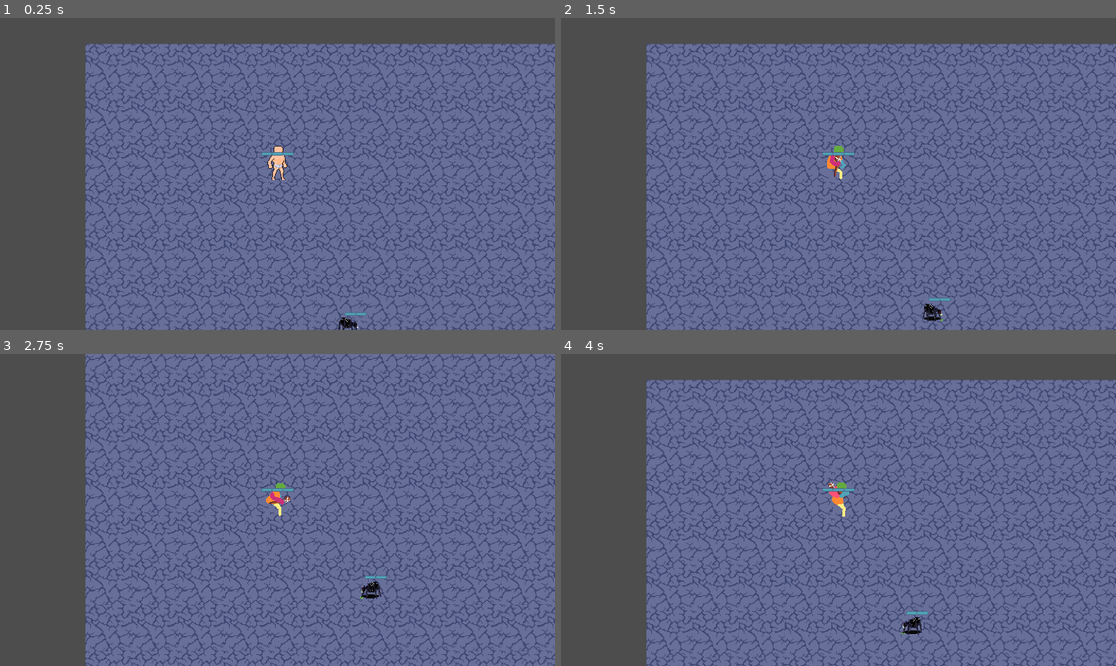
Above: before the commit, frames 1-4 (two rows, left to right).
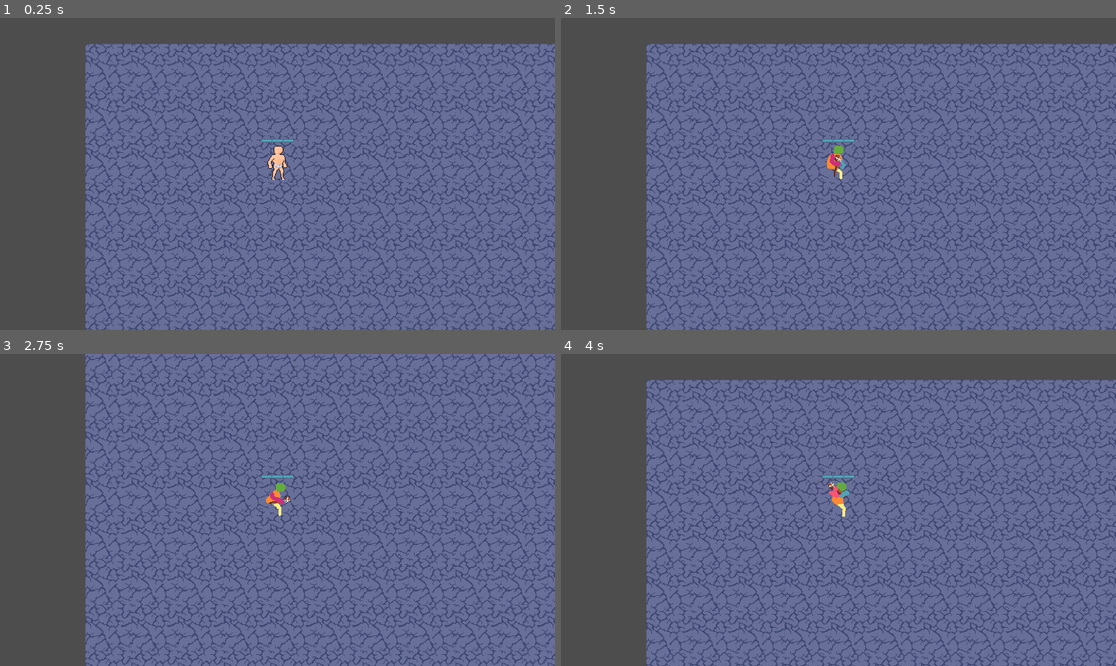
Above: after the commit, the same moments.

Repository: Naitais/battle-and-exploration-mode
Game: Godot game, scene res://scenes/main.tscn
Same seed, same stepped clock (60 frames per second), same inputs: the game is played once before the commit and once after it.
Inputs (mouse positions are in pixels of both pictures, inside the frame that each line leads up to):
- Up to frame 1 (0.25 s): no input
- Up to frame 2 (1.5 s): tap Enter at 0.5 s; move the mouse to (960, 158) at 0.52 s; press the mouse at (960, 158) at 0.53 s; hold D (right) 0.53-1.28 s; move the mouse to (727, 189) at 1.27 s; release the mouse at (727, 189) at 1.28 s; hold S (down) from 1.28 s (still down); click (727, 189) at 1.35 s
- Up to frame 3 (2.75 s): move the mouse to (333, 441) at 2.02 s; release S (down) at 2.03 s; press the mouse at (333, 441) at 2.03 s; hold D (right) from 2.03 s (still down)
- Up to frame 4 (4 s): move the mouse to (810, 572) at 2.77 s; release D (right) at 2.78 s; release the mouse at (810, 572) at 2.78 s; hold W (up) 2.78-3.53 s; click (810, 572) at 2.85 s; move the mouse to (1005, 556) at 3.52 s; press the mouse at (1005, 556) at 3.53 s; hold A (left) from 3.53 s (still down)

The runs differ from the first frame. In frame 1, 0.3% of the frame differs, in the area x 46-67%, y 38-100%; in frame 2, 0.3%; in frame 3, 0.3%; in frame 4, 0.3%, in the area x 46-67%, y 38-91%.

Commit message:
tooltip function for mob works, working on the content

Diff:
--- a/scenes/exploration_map.tscn
+++ b/scenes/exploration_map.tscn
@@ -1,8 +1,12 @@
-[gd_scene load_steps=6 format=3 uid="uid://bw1mdgw3k36c2"]
+[gd_scene load_steps=11 format=3 uid="uid://bw1mdgw3k36c2"]
 
 [ext_resource type="PackedScene" uid="uid://cp83aqs75i6ld" path="res://scenes/base_map.tscn" id="1_32jcj"]
 [ext_resource type="Texture2D" uid="uid://4loimtxghujo" path="res://tiles/cave_tile.png" id="2_538ax"]
-[ext_resource type="Script" path="res://scenes/exploration_map.gd" id="2_sk242"]
+[ext_resource type="Script" path="res://scripts/exploration_map.gd" id="2_lj0hg"]
+[ext_resource type="PackedScene" uid="uid://dgvga3t3llv8e" path="res://scenes/mob_pack_tooltip_ui.tscn" id="3_1mxgo"]
+[ext_resource type="Script" path="res://scripts/State Machine.gd" id="5_q2nbc"]
+[ext_resource type="Script" path="res://scripts/mob_pack_tooltip_state.gd" id="6_jul1q"]
+[ext_resource type="Script" path="res://scripts/HideMobTooltipState.gd" id="7_d0l2t"]
 
 [sub_resource type="TileSetAtlasSource" id="TileSetAtlasSource_hh2b6"]
 texture = ExtResource("2_538ax")
@@ -16,11 +20,42 @@
 physics_layer_0/collision_layer = 1
 sources/1 = SubResource("TileSetAtlasSource_hh2b6")
 
+[sub_resource type="CircleShape2D" id="CircleShape2D_cq48n"]
+radius = 5.0
+
 [node name="explorationMap" instance=ExtResource("1_32jcj")]
 y_sort_enabled = true
-script = ExtResource("2_sk242")
+script = ExtResource("2_lj0hg")
 
-[node name="TileMap" parent="." index="0"]
+[node name="MobPackTooltipUI" parent="." index="0" instance=ExtResource("3_1mxgo")]
+
+[node name="TileMap" parent="." index="1"]
 tile_set = SubResource("TileSet_3yvcf")
 cell_quadrant_size = 64
 layer_0/tile_data = PackedInt32Array(0, 1, 0, 1, 1, 0, 2, 1, 0, 3, 1, 0, 4, 1, 0, 65536, 1, 0, 65537, 1, 0, 65538, 1, 0 …(1381 unchanged characters)…
+
+[node name="mouseArea" type="Area2D" parent="." index="2"]
+collision_layer = 4
+collision_mask = 4
+monitorable = false
+
+[node name="CollisionShape2D" type="CollisionShape2D" parent="mouseArea" index="0"]
+shape = SubResource("CircleShape2D_cq48n")
+
+[node name="StateMachine" type="Node" parent="." index="3" node_paths=PackedStringArray("state")]
+script = ExtResource("5_q2nbc")
+state = NodePath("HideMobTooltipState")
+
+[node name="MobPackTooltipState" type="Node" parent="StateMachine" index="0" node_paths=PackedStringArray("canvas_ui", "mouse_area", "exploration_map")]
+script = ExtResource("6_jul1q")
+canvas_ui = NodePath("../../MobPackTooltipUI")
+mouse_area = NodePath("../../mouseArea")
+exploration_map = NodePath("../..")
+
+[node name="HideMobTooltipState" type="Node" parent="StateMachine" index="1" node_paths=PackedStringArray("canvas_ui", "mouse_area")]
+script = ExtResource("7_d0l2t")
+canvas_ui = NodePath("../../MobPackTooltipUI")
+mouse_area = NodePath("../../mouseArea")
+
+[connection signal="body_entered" from="mouseArea" to="." method="_on_mouse_area_body_entered"]
+[connection signal="body_exited" from="mouseArea" to="." method="_on_mouse_area_body_exited"]
--- a/scenes/game_world.tscn
+++ b/scenes/game_world.tscn
@@ -1,26 +1,11 @@
-[gd_scene load_steps=7 format=3 uid="uid://bnkhfj65i0ylx"]
+[gd_scene load_steps=4 format=3 uid="uid://bnkhfj65i0ylx"]
 
 [ext_resource type="Script" path="res://scripts/gameWorld.gd" id="1_e2akv"]
-[ext_resource type="Script" path="res://scripts/State Machine.gd" id="2_qrjuw"]
-[ext_resource type="Script" path="res://scripts/combat_mode_state.gd" id="3_ulnwx"]
-[ext_resource type="Script" path="res://scripts/exploration_mode_state.gd" id="4_78xmb"]
 [ext_resource type="PackedScene" uid="uid://kgtxgpf05tf7" path="res://scenes/ui.tscn" id="5_idnic"]
-[ext_resource type="Script" path="res://scenes/ui.gd" id="6_gykcb"]
+[ext_resource type="Script" path="res://scripts/ui.gd" id="6_ex5rh"]
 
 [node name="gameWorld" type="Node2D"]
 script = ExtResource("1_e2akv")
 
-[node name="StateMachine" type="Node" parent="." node_paths=PackedStringArray("state")]
-script = ExtResource("2_qrjuw")
-state = NodePath("ExplorationModeState")
-
-[node name="CombatModeState" type="Node" parent="StateMachine" node_paths=PackedStringArray("game_world")]
-script = ExtResource("3_ulnwx")
-game_world = NodePath("../..")
-
-[node name="ExplorationModeState" type="Node" parent="StateMachine" node_paths=PackedStringArray("game_world")]
-script = ExtResource("4_78xmb")
-game_world = NodePath("../..")
-
 [node name="UI" parent="." instance=ExtResource("5_idnic")]
-script = ExtResource("6_gykcb")
+script = ExtResource("6_ex5rh")
--- /dev/null
+++ b/scenes/mob_pack_tooltip_ui.tscn
@@ -0,0 +1,25 @@
+[gd_scene format=3 uid="uid://dgvga3t3llv8e"]
+
+[node name="MobPackTooltipUI" type="CanvasLayer"]
+
+[node name="Panel" type="Panel" parent="."]
+offset_right = 264.0
+offset_bottom = 140.0
+
+[node name="RichTextLabel" type="RichTextLabel" parent="Panel"]
+layout_mode = 1
+anchors_preset = 15
+anchor_right = 1.0
+anchor_bottom = 1.0
+offset_left = 39.0
+offset_top = 36.0
+grow_horizontal = 2
+grow_vertical = 2
+fit_content = true
+
+[node name="Label" type="Label" parent="Panel"]
+layout_mode = 0
+offset_left = 40.0
+offset_right = 215.0
+offset_bottom = 26.0
+text = "Mob pack information"
--- a/scenes/player.tscn
+++ b/scenes/player.tscn
@@ -479,19 +479,19 @@
 hitpoints_container = NodePath("../../hitpoints_container")
 
 [node name="empty_hitpoints_container" parent="." index="8" node_paths=PackedStringArray("actor", "empty_hitpoints_container") instance=ExtResource("13_nkxty")]
-offset_left = -23.0
-offset_top = -30.0
-offset_right = -18.0
-offset_bottom = -29.0
+offset_left = -24.0
+offset_top = -49.0
+offset_right = -19.0
+offset_bottom = -48.0
 actor = NodePath("..")
 empty_hitpoints_container = NodePath(".")
 metadata/_edit_use_anchors_ = true
 
 [node name="hitpoints_container" parent="." index="9" node_paths=PackedStringArray("actor", "hitpoints_container") instance=ExtResource("12_h5lg5")]
 offset_left = -23.0
-offset_top = -30.0
+offset_top = -49.0
 offset_right = -19.0
-offset_bottom = -29.0
+offset_bottom = -48.0
 actor = NodePath("..")
 hitpoints_container = NodePath(".")
 metadata/_edit_use_anchors_ = true
--- a/scenes/spider.tscn
+++ b/scenes/spider.tscn
@@ -342,19 +342,19 @@
 shape = SubResource("RectangleShape2D_tsdlg")
 
 [node name="empty_hitpoints_container" parent="." index="9" node_paths=PackedStringArray("actor", "empty_hitpoints_container")]
-offset_left = -3.0
-offset_top = -17.0
-offset_right = 1.0
-offset_bottom = -16.0
+offset_left = -5.0
+offset_top = -25.0
+offset_right = -1.0
+offset_bottom = -24.0
 actor = NodePath("..")
 empty_hitpoints_container = NodePath(".")
 metadata/_edit_use_anchors_ = true
 
 [node name="hitpoints_container" parent="." index="10" node_paths=PackedStringArray("actor", "hitpoints_container")]
-offset_left = -3.0
-offset_top = -17.0
-offset_right = 1.0
-offset_bottom = -16.0
+offset_left = -5.0
+offset_top = -25.0
+offset_right = -1.0
+offset_bottom = -24.0
 actor = NodePath("..")
 hitpoints_container = NodePath(".")
 metadata/_edit_use_anchors_ = true
--- /dev/null
+++ b/scripts/HideMobTooltipState.gd
@@ -0,0 +1,25 @@
+class_name HideMobTooltipState extends State
+
+@export var canvas_ui: CanvasLayer
+@onready var ui_panel: Panel
+@export var mouse_area: Area2D
+
+
+signal show_tooltip_false
+
+
+func show_tooltip():
+	ui_panel=canvas_ui.get_child(0)
+	ui_panel.visible = false
+
+func _ready():
+	set_physics_process(false)
+
+func _enter_state() -> void:
+	set_physics_process(true)
+
+func _exit_state() -> void:
+	set_physics_process(false)
+
+func _physics_process(delta):
+	show_tooltip()
--- /dev/null
+++ b/scripts/base_map.gd
@@ -0,0 +1,11 @@
+extends Node2D
+
+
+# Called when the node enters the scene tree for the first time.
+func _ready():
+	pass # Replace with function body.
+
+
+# Called every frame. 'delta' is the elapsed time since the previous frame.
+func _process(delta):
+	pass
--- a/scenes/exploration_map.gd
+++ b/scripts/exploration_map.gd
@@ -1,5 +1,19 @@
 extends Node2D
+
+var mob_scene_paths = {
+	"spider": "res://scenes/spider.tscn",
+	"slime": "res://scenes/spider.tscn",
+	"goblin": "res://scenes/spider.tscn"
+}
+
 var spider = load("res://scenes/spider.tscn").instantiate() #mobs should be instantiates in their map not here
+@onready var state_machine = $StateMachine as StateMachine
+@onready var mob_pack_tooltip_state = $StateMachine/MobPackTooltipState as MobPackTooltipState
+@onready var hide_mob_tooltip_state = $StateMachine/HideMobTooltipState as HideMobTooltipState
+@onready var mouse_area = $mouseArea/CollisionShape2D
+@onready var mob_pack_tooltip_ui = $MobPackTooltipUI
+
+var spawned_mob_packs: Array
 
 # Called when the node enters the scene tree for the first time.
 func _ready():
@@ -9,12 +23,18 @@
 
 	spider.global_position = Vector2(100,200)
 # Called every frame. 'delta' is the elapsed time since the previous frame.
+
+	mob_pack_tooltip_state.show_tooltip_true.connect(state_machine.change_state.bind(mob_pack_tooltip_state))
+	hide_mob_tooltip_state.show_tooltip_false.connect(state_machine.change_state.bind(hide_mob_tooltip_state))
+
+
+
 func _process(delta):
-	pass
+	mouse_area.position = get_global_mouse_position()
 
 # This function will generate random data for a mob pack
 func randomize_mob_pack_data() -> Array:
-	var mob_types = ["spider", "slime", "goblin"]  # Add more mob types as needed
+	var mob_types = ["spider"]  # Add more mob types as needed
 	var mob_pack_data = []
 
 	# Randomize the number of mobs in the pack (you can adjust the range as needed)
@@ -62,10 +82,21 @@
 			return [mob_data, mob_pack]
 
 func spawn_mob_from_mob_pack(strongest_mob_data):
+
 	var strongest_mob_type: String = strongest_mob_data[0].get("mob_type")
 	var mob_pack: Array = strongest_mob_data[1]
-	GlobalVar.spawned_mob_packs.append(mob_pack)
-	add_child(spider)
+	spawned_mob_packs.append(mob_pack)
+	#print(strongest_mob_type)
+	#add_child(strongest_mob_type)
 	#here we would add the strongest mob from the mob pack but i need to create the rest of the mobs
 	#I still need to think about the locations I would place the mobs in
 	#maybe I will make it spawn in a random area of specific spots of the map
+
+
+func _on_mouse_area_body_entered(body):
+	mob_pack_tooltip_state.show_tooltip_true.emit()
+
+
+
+func _on_mouse_area_body_exited(body):
+	hide_mob_tooltip_state.show_tooltip_false.emit()
--- a/scripts/gameWorld.gd
+++ b/scripts/gameWorld.gd
@@ -4,16 +4,7 @@
 var cave_combat_map = load("res://scenes/cave_combat_map.tscn").instantiate()
 var player = load("res://scenes/player.tscn").instantiate()
 
-
-@export var playerr: Player
-
-@onready var state_machine = $StateMachine as StateMachine
-@onready var combat_mode_state = $StateMachine/CombatModeState as CombatModeState
-@onready var exploration_mode_state = $StateMachine/ExplorationModeState as ExplorationModeState
-
 func _ready():
-	combat_mode_state.exploration_mode_active.connect(state_machine.change_state.bind(combat_mode_state))
-	combat_mode_state.combat_mode_active.connect(state_machine.change_state.bind(combat_mode_state))
 	add_child(exploration_map)
 	add_child(player)
 
--- a/scripts/globalVar.gd
+++ b/scripts/globalVar.gd
@@ -7,7 +7,9 @@
 var player: CharacterBody2D
 var exploration_mode: bool = true
 var combat_mode: bool
-var spawned_mob_packs: Array
+
+
+var mouse_pos: Vector2
 #in the futurre I will need a globalvar for different things such as managing spawned mob packs
 #this array stores every spawned mob_pack so that when a combat starts, it will get a specific mob_pack
 #(maybe it will get the mob_pack id when I get a database) to spawn every mob in the pack in a battle map
--- a/scripts/hitpoints_bar_state.gd
+++ b/scripts/hitpoints_bar_state.gd
@@ -12,15 +12,6 @@
 	#con esto hago que este desactivado el fisics prouces
 	set_physics_process(false)
 
-func update_hitpoints():
-	if hitpoints_container.get_children():
-		hitpoints_container.get_child(-1).queue_free()
-		#var empty_hitpoint = load("res://scenes/empty_hitpoint.tscn").instantiate()
-		#hitpoints_container.add_child(empty_hitpoint)
-	else:
-		print("COMBAT MODE STARTS")
-
-	empty_hitpoint_finished.emit()
 
 func _enter_state() -> void:
 	#solo se activa cuando entro al state wander
@@ -31,4 +22,4 @@
 	set_physics_process(false)
 
 func _physics_process(delta):
-	update_hitpoints()
+	pass
--- a/scripts/mob.gd
+++ b/scripts/mob.gd
@@ -8,6 +8,8 @@
 @onready var chase_state = $StateMachine/Chase as ChaseState
 @onready var attack_state = $StateMachine/AttackState as AttackState
 @onready var hurt_state = $StateMachine/HurtState as HurtState
+
+
 #@onready var game_mode_state = $StateMachine/GameModeState as GameModeState
 
 func _ready():
@@ -18,7 +20,8 @@
 	attack_state.execute_basic_attack.connect(state_machine.change_state.bind(attack_state))
 	hurt_state.damage_taken.connect(state_machine.change_state.bind(hurt_state))
 	hurt_state.damage_taken_finished.connect(state_machine.change_state.bind(chase_state))
-	#hurt_state.combat_mode_started.connect(state_machine.change_state.bind(game_mode_state))
+
+
 
 func exploration_mode_movement():
 	if velocity.length() > 0:
--- /dev/null
+++ b/scripts/mob_pack_tooltip_state.gd
@@ -0,0 +1,42 @@
+class_name MobPackTooltipState extends State
+
+@export var canvas_ui: CanvasLayer
+@export var mouse_area: Area2D
+@export var exploration_map: Node2D
+@onready var ui_panel: Panel
+@onready var text_label: RichTextLabel
+
+signal show_tooltip_true
+
+func show_tooltip():
+	ui_panel=canvas_ui.get_child(0)
+	text_label=ui_panel.get_child(0)
+	ui_panel.visible = true
+	ui_panel.position = ui_panel.get_global_mouse_position() + Vector2(-50, -50)
+	#print(exploration_map.spawned_mob_packs)
+
+	#print(exploration_map.spawned_mob_packs[0])
+	#for i in (exploration_map.spawned_mob_packs):
+		#for r in i:
+			#print(r)
+	for mob_pack in exploration_map.spawned_mob_packs:
+		var	mob_pack_info = ""
+		for mob_data in mob_pack:
+			var mob_info = str(mob_data.get("mob_type")) + " lvl " + str(mob_data.get("mob_level")) + " Power " + str(mob_data.get("power"))
+			mob_pack_info += mob_info + "\n"
+
+		#print(mob_pack_info)
+		text_label.text = mob_pack_info
+
+
+func _ready():
+	set_physics_process(false)
+
+func _enter_state() -> void:
+	set_physics_process(true)
+
+func _exit_state() -> void:
+	set_physics_process(false)
+
+func _physics_process(delta):
+	show_tooltip()
--- /dev/null
+++ b/scripts/mouseArea.gd
@@ -0,0 +1,11 @@
+extends Area2D
+
+@onready var state_machine = $StateMachine as StateMachine
+@onready var mob_pack_tooltip_state = $StateMachine/MobPackTooltipState as MobPackTooltipState
+# Called when the node enters the scene tree for the first time.
+func _ready():
+	pass # Replace with function body.
+
+
+# Called every frame. 'delta' is the elapsed time since the previous frame.
+func _process(delta):
Renamed: scenes/ui.gd -> scripts/ui.gd
